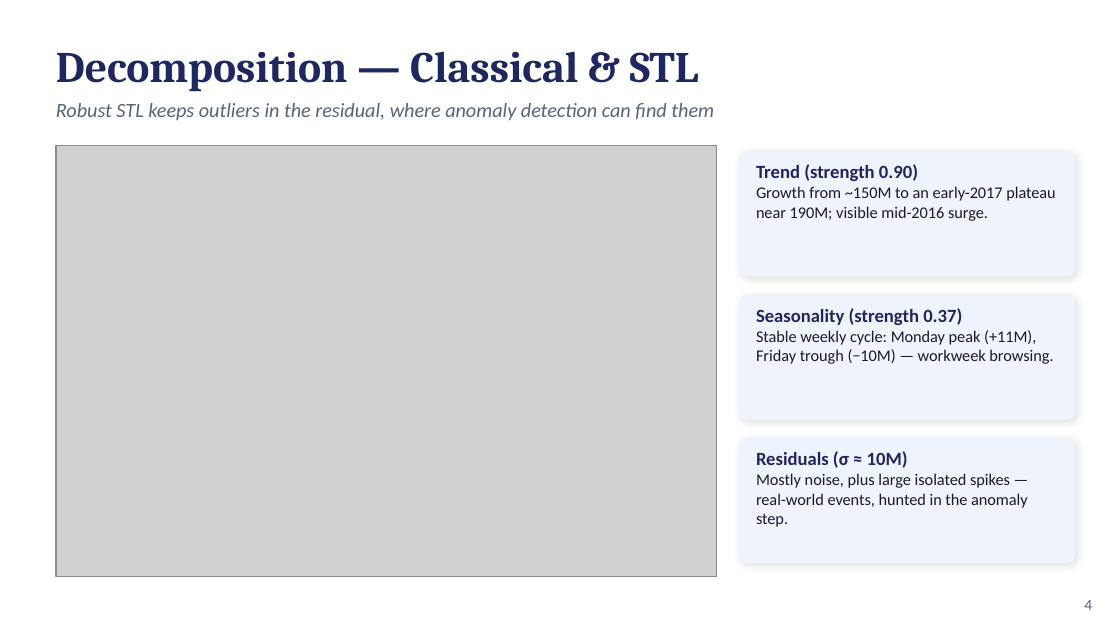
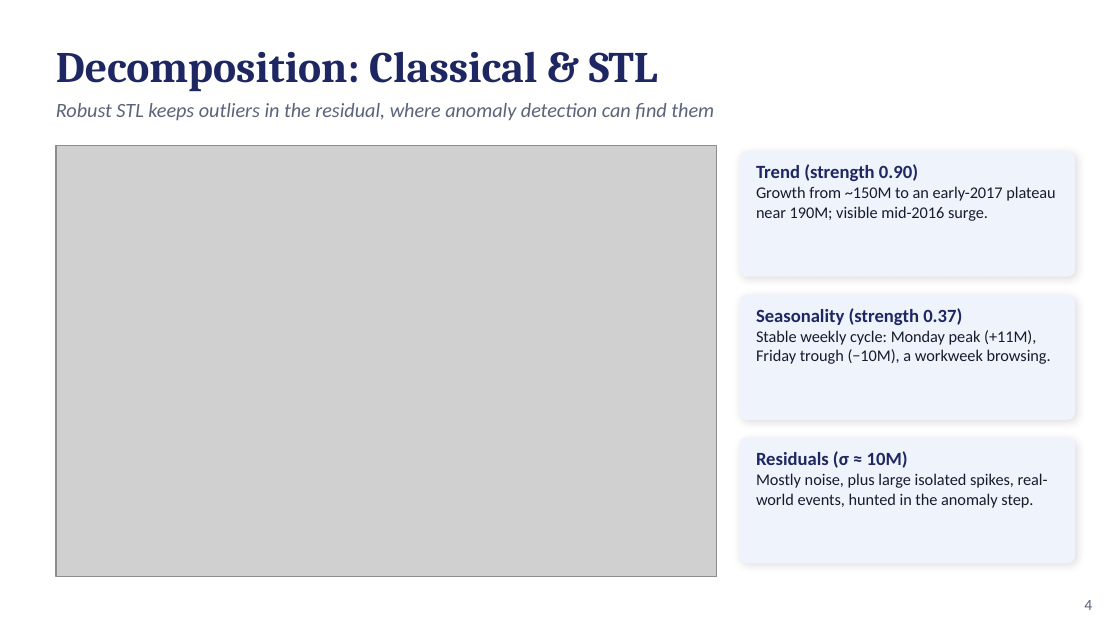
Before and after one commit to AyZee100/web-traffic-forecasting, a slide deck: slide 4 of slides.pptx. Drawn at 1120x630 pixels with LibreOffice and Linux fonts; fonts in the diff are those of the drawing; grey boxes stand for pictures. Boxes give left, top, right and bottom in pixels: in the first picture for what was removed or moved away, otherwise in the second. Text is boxed around its words. In the diff, an @@ line names an element or a change of style, - is before the commit and + after.

```diff
--- a/slides.pptx
+++ b/slides.pptx
@@ text at (x1=56, y1=51, x2=658, y2=92): text changed @@
-Decomposition — Classical & STL
+Decomposition: Classical & STL
@@ text at (x1=756, y1=330, x2=1051, y2=364): text changed @@
-Stable weekly cycle: Monday peak (+11M), Friday trough (−10M) — workweek browsing.
+Stable weekly cycle: Monday peak (+11M), Friday trough (−10M), a workweek browsing.
@@ text at (x1=756, y1=473, x2=1048, y2=508): text changed @@
-Mostly noise, plus large isolated spikes — real-world events, hunted in the anomaly step.
+Mostly noise, plus large isolated spikes, real-world events, hunted in the anomaly step.
```
Also in this commit, not shown: 8 other slides changed, 1 slide added, 1 slide removed.
